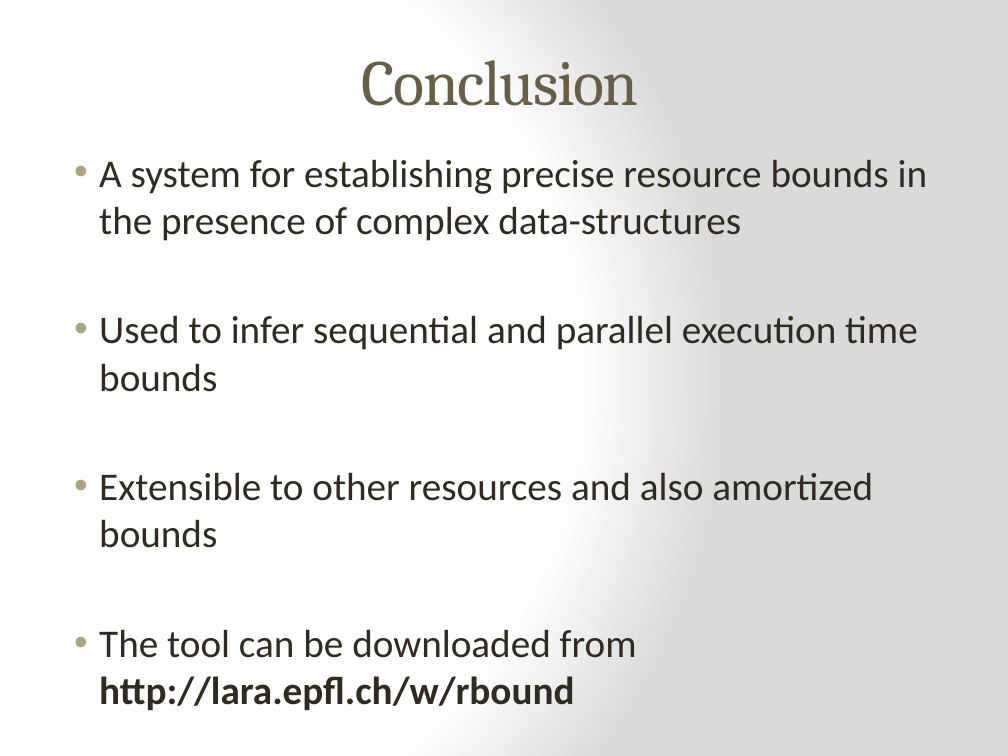
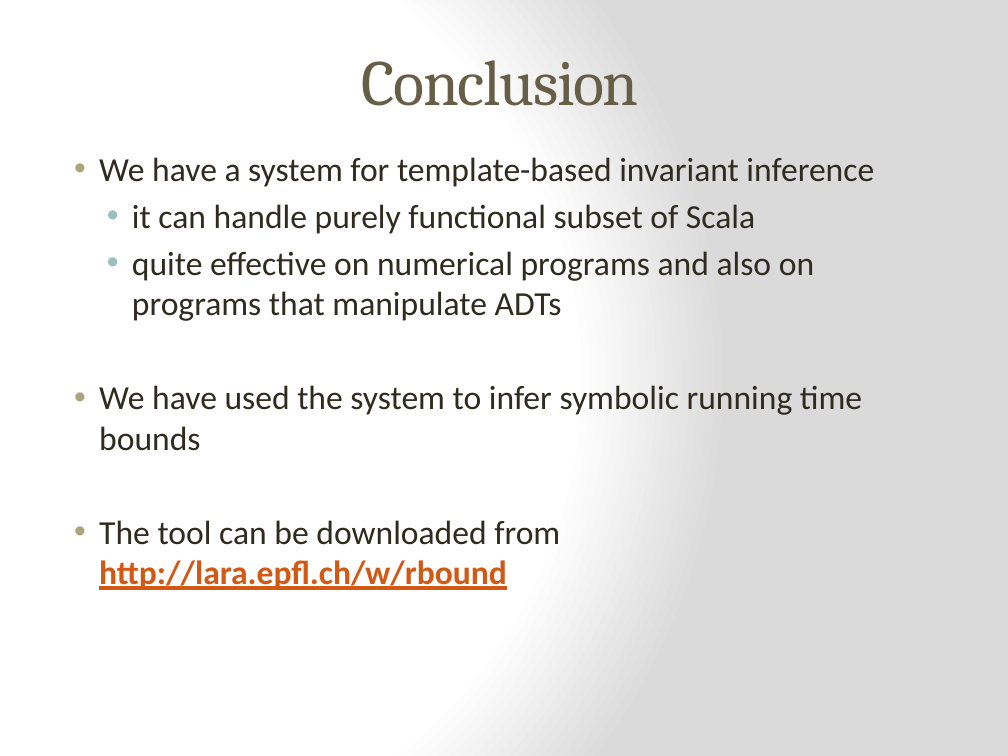
Before and after one commit to epfl-lara/leon, a slide deck: slide 33 of slides/Invariant&BoundInference.pptx (slide 37 before the commit). Drawn at 1008x756 pixels with LibreOffice and Linux fonts; fonts in the diff are those of the drawing. Boxes give left, top, right and bottom in pixels: in the first picture for what was removed or moved away, otherwise in the second. Text is boxed around its words. In the diff, an @@ line names an element or a change of style, - is before the commit and + after.

```diff
--- a/slides/Invariant&BoundInference.pptx
+++ b/slides/Invariant&BoundInference.pptx
@@ text at (99,157,874,451): text changed; size 28 to 24 pt @@
-• A system for establishing precise resource bounds in the presence of complex data-structures
-• Used to infer sequential and parallel execution time bounds
-• Extensible to other resources and also amortized bounds
+• We have a system for template-based invariant inference
+  • it can handle purely functional subset of Scala
+  • quite effective on numerical programs and also on programs that manipulate ADTs
+• We have used the system to infer symbolic running time bounds
@@ text at (99,520,560,590): size 28 to 24 pt in "The tool can be downloaded from http://lara.epfl.ch/w/rbound"; text colour #2F2B20 to #D25814, underline on in "http://lara.epfl.ch/w/rbound" @@
```
Also in this commit, not shown: 8 other slides changed, 7 slides added, 11 slides removed.
